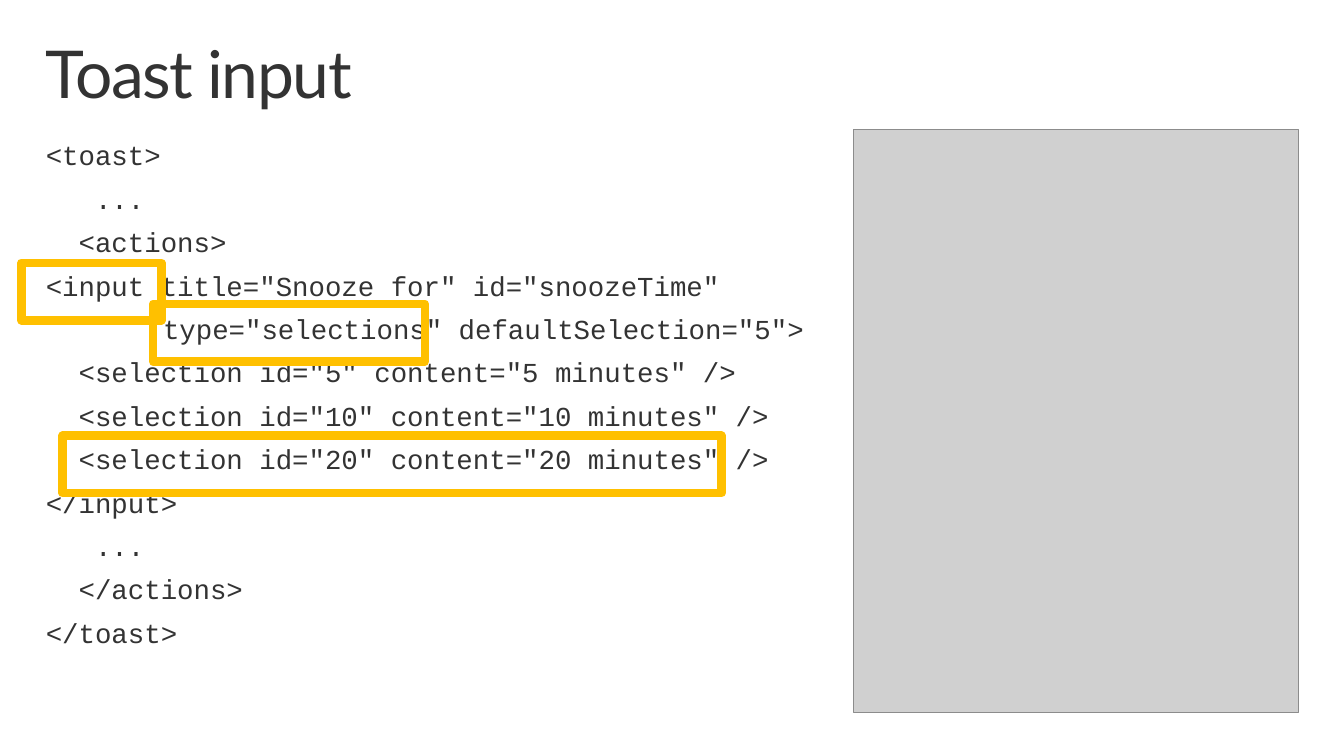
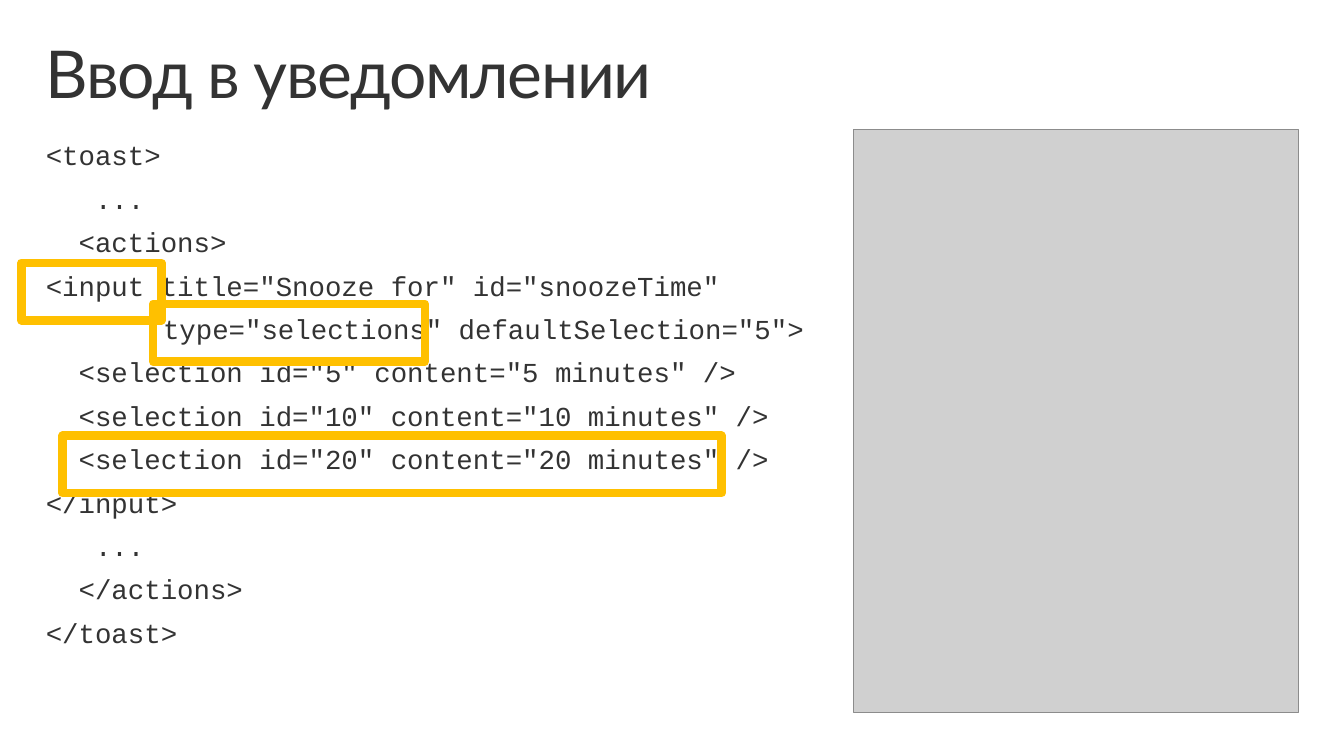
Before and after one commit to evangelism/WinDevWorkshop, a slide deck: slide 14 of !RU 03. Live Tiles and Notifications/03-Live Tiles and Notifications.pptx. Drawn at 1344x756 pixels with LibreOffice and Linux fonts; fonts in the diff are those of the drawing; grey boxes stand for pictures; background and template pictures are left out. Boxes give left, top, right and bottom in pixels: in the first picture for what was removed or moved away, otherwise in the second. Text is boxed around its words. In the diff, an @@ line names an element or a change of style, - is before the commit and + after.

```diff
--- a/!RU 03. Live Tiles and Notifications/03-Live Tiles and Notifications.pptx
+++ b/!RU 03. Live Tiles and Notifications/03-Live Tiles and Notifications.pptx
@@ title at <box>46,50,652,110</box>: text changed @@
-Toast input
+Ввод в уведомлении
```
Also in this commit, not shown: 10 other slides changed, 1 slide added, 1 slide removed.
